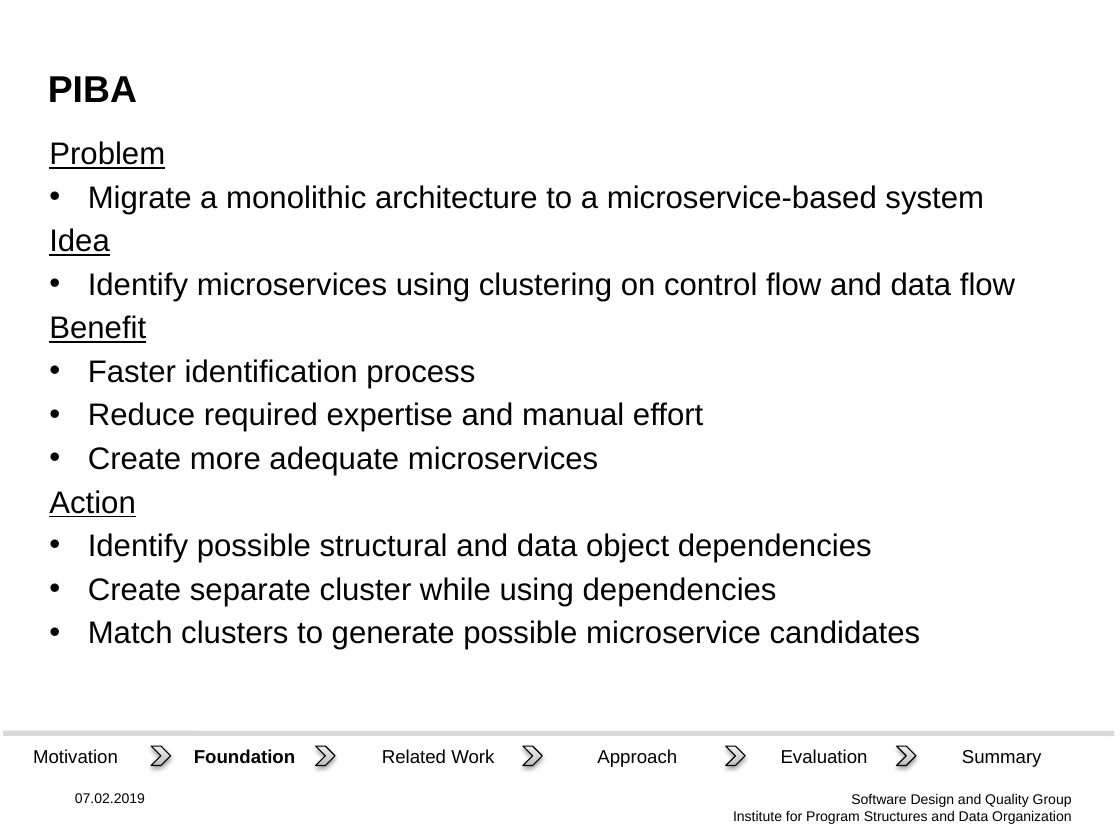
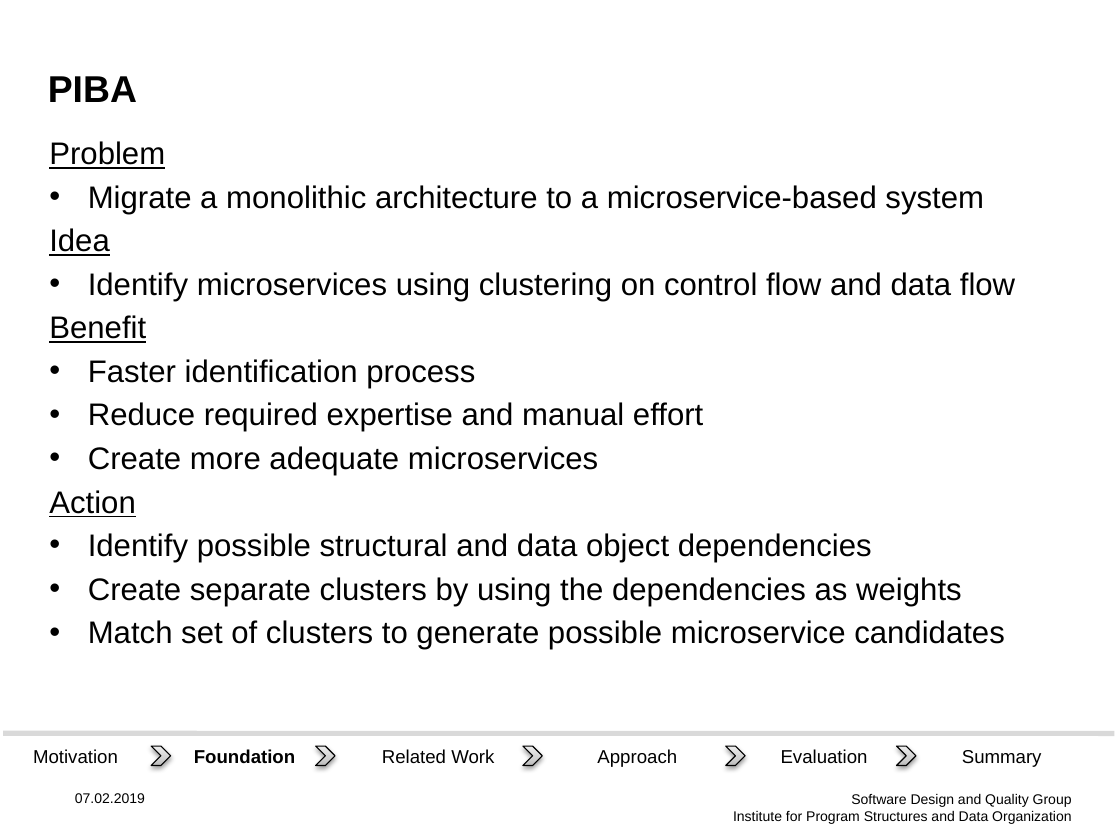
Before and after one commit to Benkler/BA, a slide deck: slide 5 of Proposal Vortrag/Präsi.pptx. Drawn at 1120x840 pixels with LibreOffice and Linux fonts; fonts in the diff are those of the drawing; background and template pictures are left out. Boxes give left, top, right and bottom in pixels: in the first picture for what was removed or moved away, otherwise in the second. Text is boxed around its words. In the diff, an @@ line names an element or a change of style, - is before the commit and + after.

```diff
--- a/Proposal Vortrag/Präsi.pptx
+++ b/Proposal Vortrag/Präsi.pptx
@@ text at (88,577,1005,650): text changed @@
-• Create separate cluster while using dependencies
-• Match clusters to generate possible microservice candidates
+• Create separate clusters by using the dependencies as weights
+• Match set of clusters to generate possible microservice candidates
```
Also in this commit, not shown: 1 other slide changed, 19 other files.
